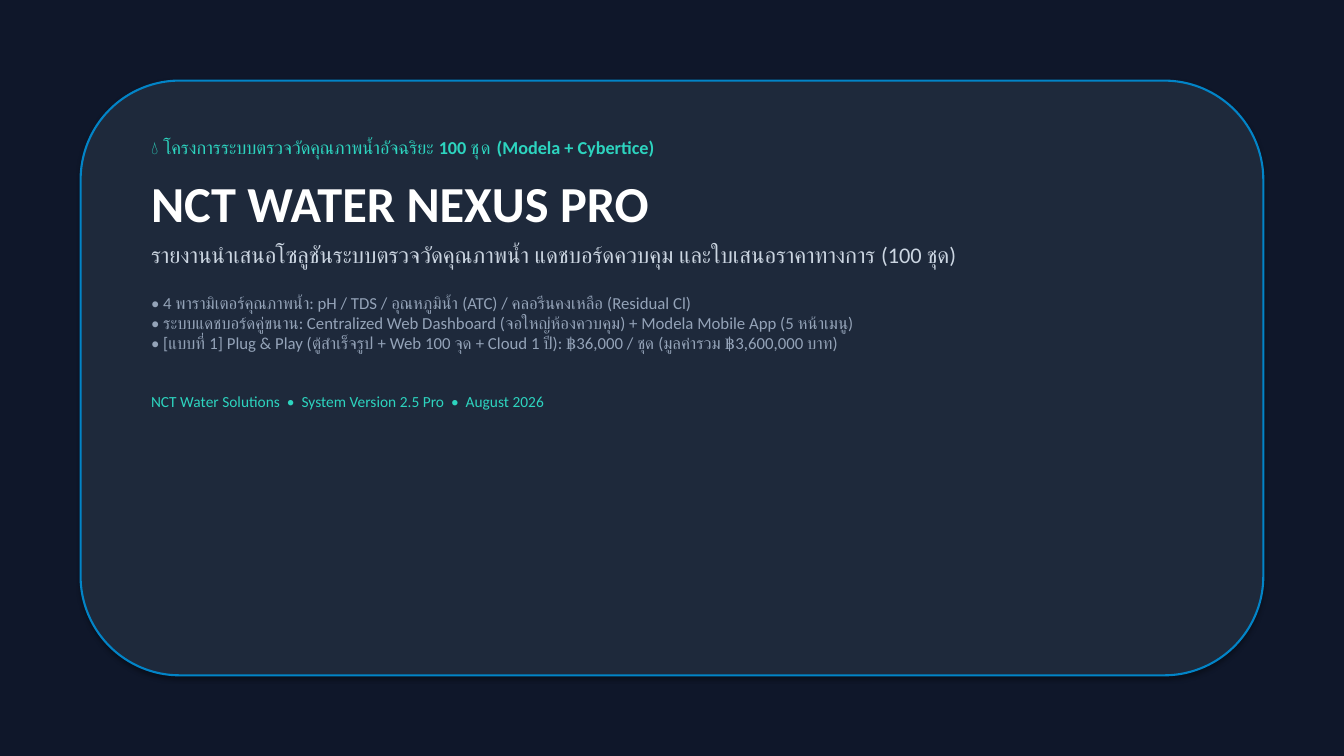
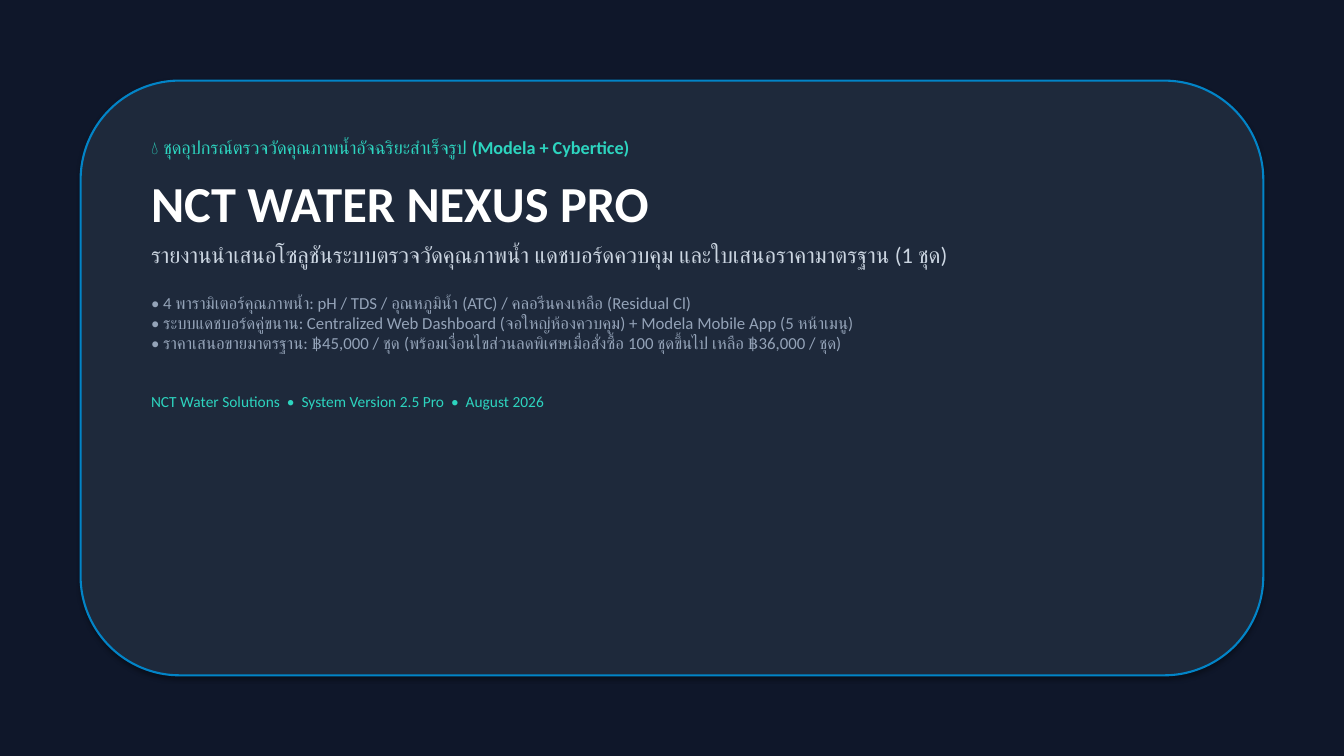
Before and after one commit to WoobWarb/nct-water-nexus, a slide deck: slide 1 of NCT_Water_Nexus_Report_and_Pricing.pptx. Drawn at 1344x756 pixels with LibreOffice and Linux fonts; fonts in the diff are those of the drawing. Boxes give left, top, right and bottom in pixels: in the first picture for what was removed or moved away, otherwise in the second. Text is boxed around its words. In the diff, an @@ line names an element or a change of style, - is before the commit and + after.

```diff
--- a/NCT_Water_Nexus_Report_and_Pricing.pptx
+++ b/NCT_Water_Nexus_Report_and_Pricing.pptx
@@ text at (x1=163, y1=140, x2=630, y2=160): text changed @@
-💧 โครงการระบบตรวจวัดคุณภาพน้ำอัจฉริยะ 100 ชุด (Modela + Cybertice)
+💧 ชุดอุปกรณ์ตรวจวัดคุณภาพน้ำอัจฉริยะสำเร็จรูป (Modela + Cybertice)
@@ text at (x1=151, y1=245, x2=947, y2=354): text changed @@
-รายงานนำเสนอโซลูชันระบบตรวจวัดคุณภาพน้ำ แดชบอร์ดควบคุม และใบเสนอราคาทางการ (100 ชุด)
-• 4 พารามิเตอร์คุณภาพน้ำ: pH / TDS / อุณหภูมิน้ำ (ATC) / คลอรีนคงเหลือ (Residual Cl)
-• ระบบแดชบอร์ดคู่ขนาน: Centralized Web Dashboard (จอใหญ่ห้องควบคุม) + Modela Mobile App (5 หน้าเมนู)
-• [แบบที่ 1] Plug & Play (ตู้สำเร็จรูป + Web 100 จุด + Cloud 1 ปี): ฿36,000 / ชุด (มูลค่ารวม ฿3,600,000 บาท)
+รายงานนำเสนอโซลูชันระบบตรวจวัดคุณภาพน้ำ แดชบอร์ดควบคุม และใบเสนอราคามาตรฐาน (1 ชุด)
+• 4 พารามิเตอร์คุณภาพน้ำ: pH / TDS / อุณหภูมิน้ำ (ATC) / คลอรีนคงเหลือ (Residual Cl)
+• ระบบแดชบอร์ดคู่ขนาน: Centralized Web Dashboard (จอใหญ่ห้องควบคุม) + Modela Mobile App (5 หน้าเมนู)
+• ราคาเสนอขายมาตรฐาน: ฿45,000 / ชุด (พร้อมเงื่อนไขส่วนลดพิเศษเมื่อสั่งซื้อ 100 ชุดขึ้นไป เหลือ ฿36,000 / ชุด)
```
Also in this commit, not shown: 7 other slides changed, 9 other files.
